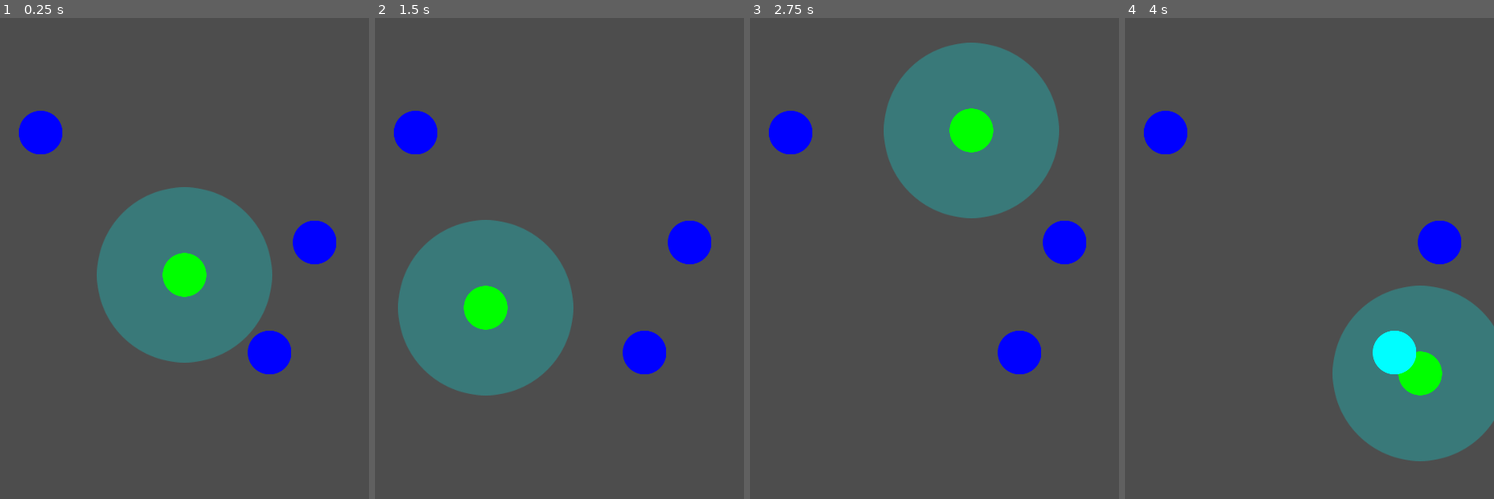
Above: before the commit, frames 1-4 (left to right).
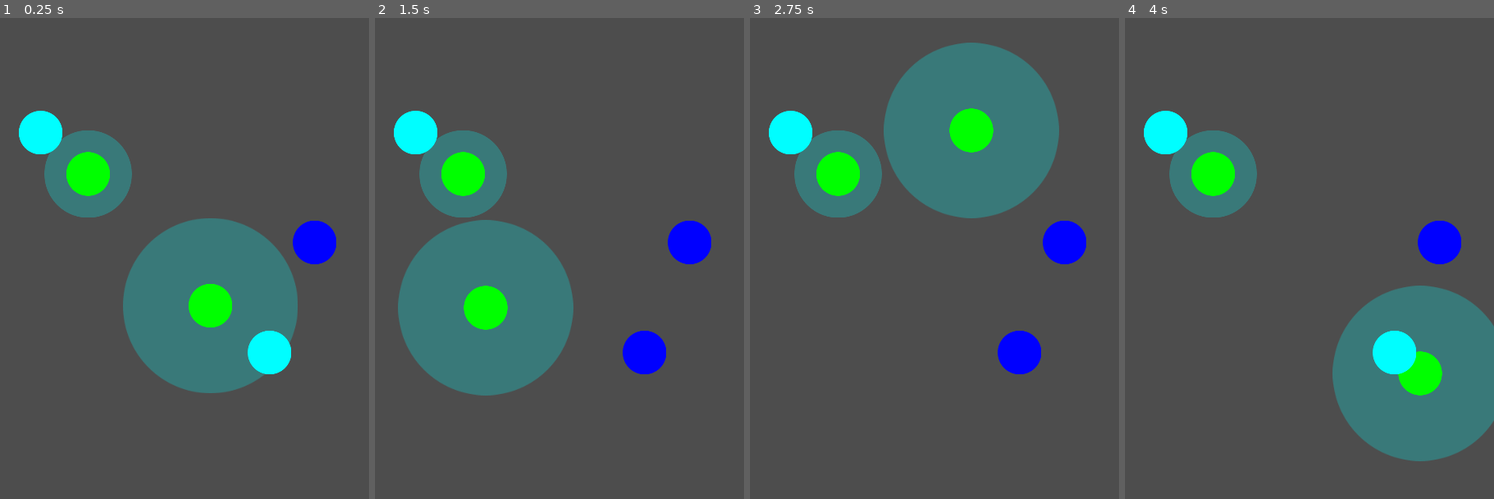
Above: after the commit, the same moments.

Repository: sisipun/Electrify
Game: Godot game, scene res://script/game.tscn
The game is run twice, just before and just after one commit, with the same random seed, the same clock (stepped at 60 frames per second) and the same inputs.
Inputs (mouse positions are in pixels of both pictures, inside the frame that each line leads up to):
- Up to frame 1 (0.25 s): no input
- Up to frame 2 (1.5 s): tap Enter at 0.5 s; click (559, 272) at 0.67 s; tap Space at 1.25 s; move the mouse to (485, 306) at 1.27 s; click (485, 306) at 1.42 s
- Up to frame 3 (2.75 s): tap Enter at 2 s; move the mouse to (971, 128) at 2.02 s; click (971, 128) at 2.17 s
- Up to frame 4 (4 s): tap Space at 2.75 s; move the mouse to (1291, 407) at 2.77 s; click (1291, 407) at 2.92 s; tap Enter at 3.5 s; move the mouse to (1420, 373) at 3.52 s; click (1420, 373) at 3.67 s

The runs differ from the first frame. In frame 1, 14% of the frame differs, in the area x 5-81%, y 19-78%; in frame 2, 4.2%; in frame 3, 4.2%; in frame 4, 4.2%.

Commit message:
Check if level complete

Diff:
--- a/script/level/level.gd
+++ b/script/level/level.gd
@@ -3,8 +3,15 @@
 
 
 @export_node_path("Station") var _station_path: NodePath
+@export_node_path("Node2D") var _stations_node_path: NodePath
+@export_node_path("Node2D") var _buildings_node_path: NodePath
 
 @onready var _station: Station = get_node(_station_path)
+@onready var _stations_node: Node2D = get_node(_stations_node_path)
+@onready var _buildings_node: Node2D = get_node(_buildings_node_path)
+
+var _stations: Array[Station]
+var _buildings: Array[Building]
 
 
 func _ready() -> void:
@@ -12,6 +19,26 @@
 	get_viewport().size_changed.connect(_on_window_size_changed)
 
 	_station.init(256)
+
+	_stations = []
+	for station in _stations_node.get_children():
+		station.building_entered.connect(Callable(_on_station_building_entered).bind(station))
+		if _station != station:
+			station.init(128)
+		_stations.append(station)
+
+	_buildings = []
+	for building in _buildings_node.get_children():
+		_buildings.append(building)
+
+
+
+
+func is_completed() -> bool:
+	for building in _buildings:
+		if not building.is_active():
+			return false
+	return true
 
 
 func _on_window_size_changed() -> void:
@@ -21,3 +48,8 @@
 func _input_event(_viewport: Viewport, event: InputEvent, _shape_idx: int) -> void:
 	if event is InputEventScreenTouch and event.is_pressed():
 		_station.global_position = event.position
+
+
+func _on_station_building_entered(_building: Building, _station: Station) -> void:
+	if is_completed():
+		print('completed')
--- a/script/level/level.tscn
+++ b/script/level/level.tscn
@@ -11,6 +11,8 @@
 position = Vector2(540, 960)
 script = ExtResource("1_dwq8f")
 _station_path = NodePath("Stations/Station")
+_stations_node_path = NodePath("Stations")
+_buildings_node_path = NodePath("Buldings")
 
 [node name="Shape" type="CollisionShape2D" parent="."]
 shape = SubResource("RectangleShape2D_qohh0")
@@ -18,6 +20,10 @@
 [node name="Stations" type="Node2D" parent="."]
 
 [node name="Station" parent="Stations" instance=ExtResource("2_781vj")]
+position = Vector2(76, 90)
+
+[node name="Station2" parent="Stations" instance=ExtResource("2_781vj")]
+position = Vector2(-282, -295)
 
 [node name="Buldings" type="Node2D" parent="."]
 
--- a/script/level/station/station.gd
+++ b/script/level/station/station.gd
@@ -1,5 +1,9 @@
 class_name Station
 extends Area2D
+
+
+signal building_entered(building)
+signal building_exited(building)
 
 
 @export_node_path("StationZone") var _zone_path: NodePath
@@ -8,7 +12,11 @@
 
 @onready var _zone: StationZone = get_node(_zone_path)
 
-var buildings: Array[Building] = []
+var buildings: Array[Building]
+
+
+func _ready() -> void:
+	buildings = []
 
 
 func init(zone_radius: float) -> void:
@@ -21,8 +29,10 @@
 func _on_building_entered(building: Building) -> void:
 	buildings.append(building)
 	building.increase_power(_power)
+	emit_signal("building_entered", building)
 
 
 func _on_building_exited(building: Building) -> void:
 	building.decrease_power(_power)
 	buildings.remove_at(buildings.find(building))
+	emit_signal("building_exited", building)
--- a/script/level/station/station.tscn
+++ b/script/level/station/station.tscn
@@ -9,10 +9,10 @@
 
 [node name="Station" type="Area2D"]
 script = ExtResource("1_6c4ox")
-_zone_path = NodePath("Zone")
+_zone_path = NodePath("StationZone")
 _power = 1
 
-[node name="Zone" parent="." instance=ExtResource("2_wsng2")]
+[node name="StationZone" parent="." instance=ExtResource("2_wsng2")]
 
 [node name="Shape" type="CollisionShape2D" parent="."]
 shape = SubResource("CircleShape2D_6ln61")
--- a/script/level/station/station_zone.gd
+++ b/script/level/station/station_zone.gd
@@ -13,13 +13,15 @@
 @onready var _body: Sprite2D = get_node(_body_path)
 
 
+func _ready() -> void:
+	area_entered.connect(_on_area_entered)
+	area_exited.connect(_on_area_exited)
+
+
 func init(radius: float) -> void:
 	var _scale = radius / _shape.shape.radius
 	_body.scale = Vector2(_scale, _scale)
-	_shape.shape.radius = radius
-
-	area_entered.connect(_on_area_entered)
-	area_exited.connect(_on_area_exited)
+	$Shape.shape.radius = radius
 
 
 func _on_area_entered(area: Area2D) -> void:
--- a/script/level/station/station_zone.tscn
+++ b/script/level/station/station_zone.tscn
@@ -4,6 +4,7 @@
 [ext_resource type="Texture2D" uid="uid://dt4qbjvhs8qxu" path="res://asset/image/level/station/zone.svg" id="2_6nid1"]
 
 [sub_resource type="CircleShape2D" id="CircleShape2D_ug1a1"]
+resource_local_to_scene = true
 radius = 128.0
 
 [node name="StationZone" type="Area2D"]
